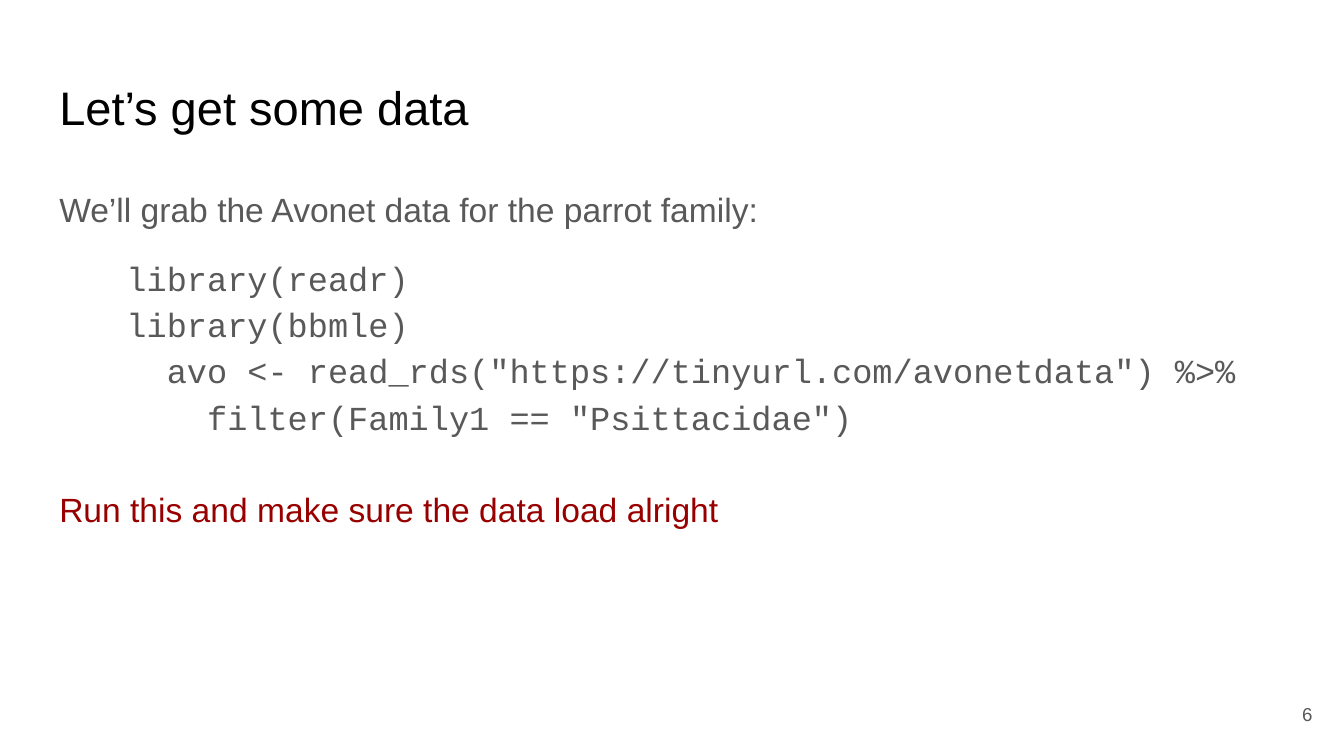
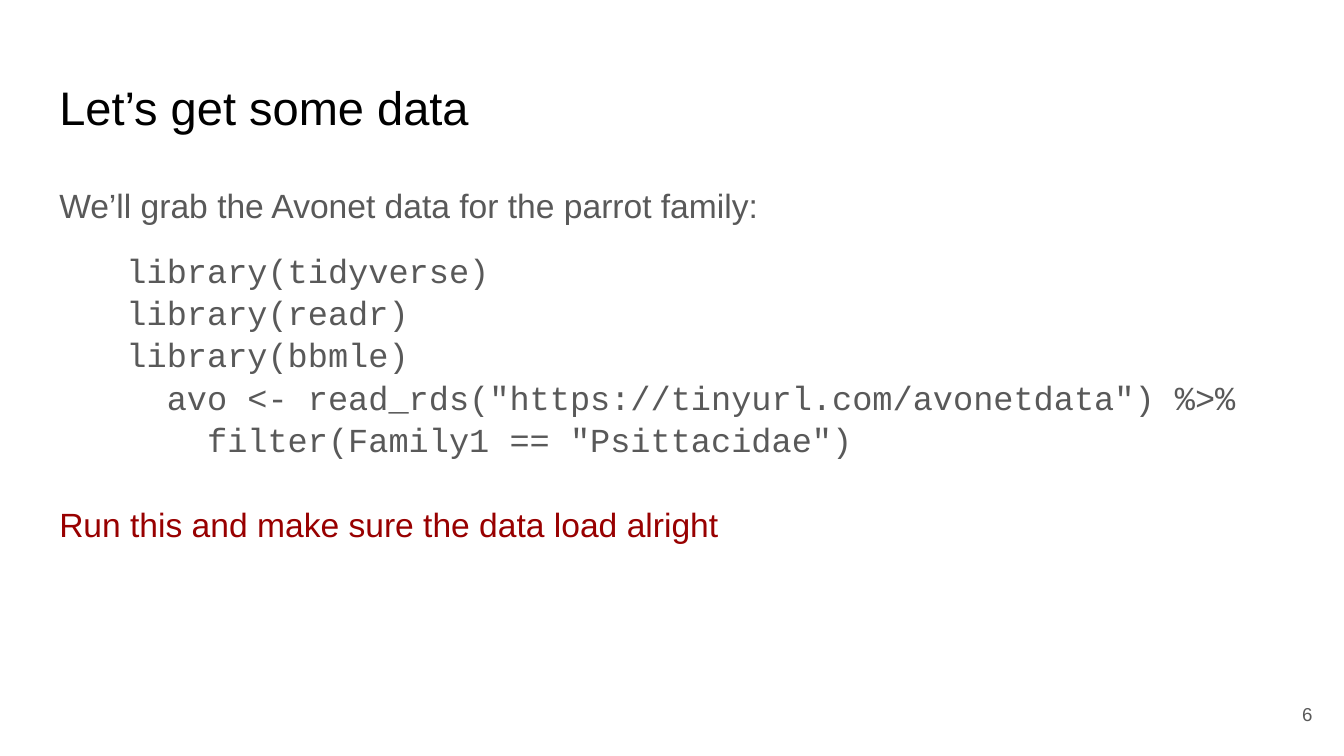
Before and after one commit to bmaitner/biometry_course, a slide deck: slide 6 of lectures/Lecture_21_general_linear_models.pptx. Drawn at 1344x756 pixels with LibreOffice and Linux fonts; fonts in the diff are those of the drawing. Boxes give left, top, right and bottom in pixels: in the first picture for what was removed or moved away, otherwise in the second. Text is boxed around its words. In the diff, an @@ line names an element or a change of style, - is before the commit and + after.

```diff
--- a/lectures/Lecture_21_general_linear_models.pptx
+++ b/lectures/Lecture_21_general_linear_models.pptx
@@ text at <box>59,193,1155,543</box>: line spacing 1.15 to 1.05; less space between paragraphs @@
@@ text at <box>126,258,489,290</box>: paragraph added @@
+library(tidyverse)
```
Also in this commit, not shown: 4 other files.
